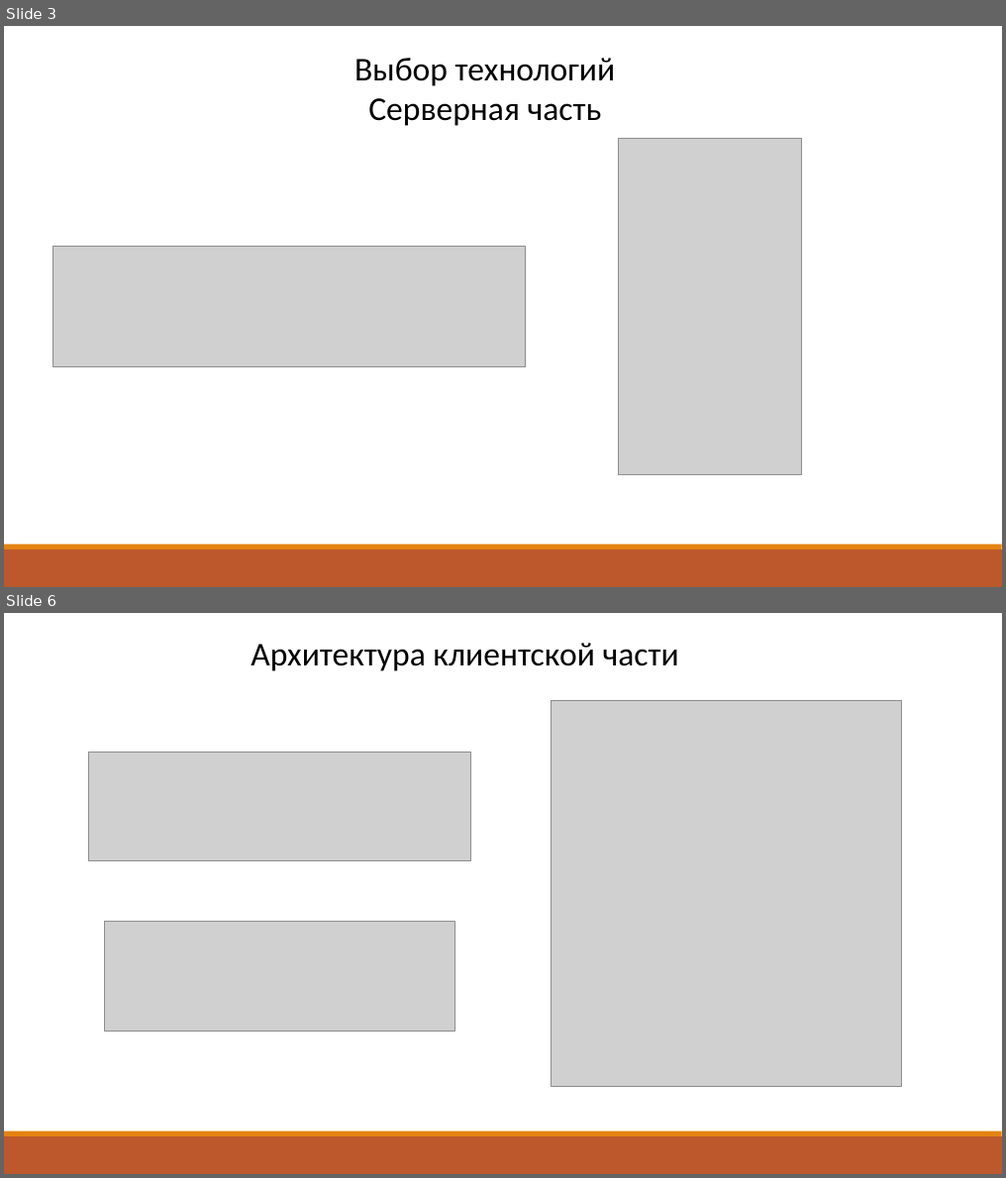
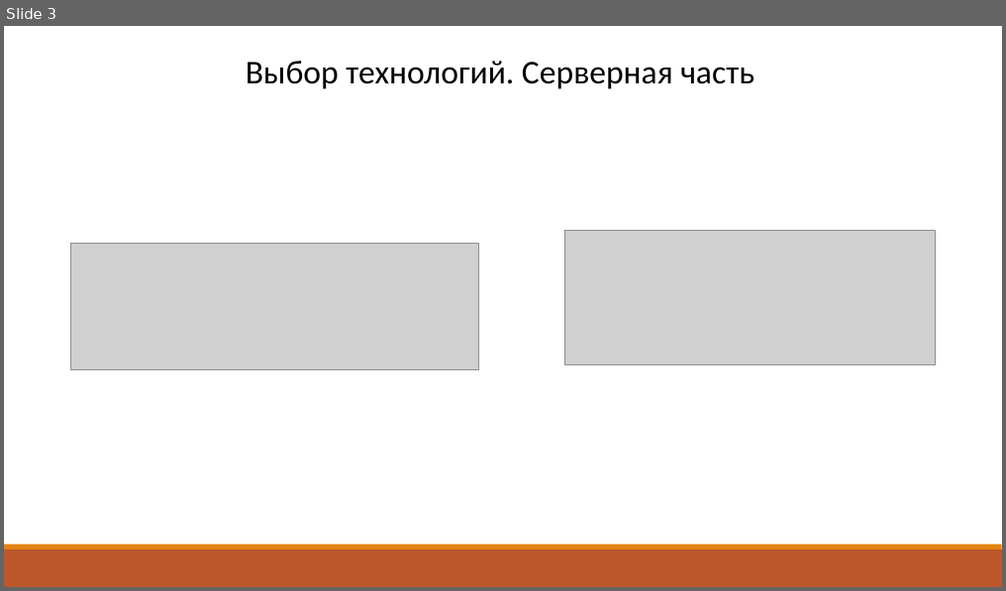
Before and after one commit to Artjxm/Uni-Dir-Across-PCs, a slide deck: 3rd-Grade/Sixth-Semester/Course-Project/docs/Московка_АА_Презентация.pptx. Shown one above the other, each under a label of ours: slides 3 and 6 before the commit, slide 3 after it; the slides between them are not shown. The pictures are 1006x1178 and 1006x591 pixels, drawn with LibreOffice and Linux fonts; fonts in the diff are those of the drawing; grey boxes stand for pictures. Boxes give left, top, right and bottom in pixels: in the first picture for what was removed or moved away, otherwise in the second. Text is boxed around its words. In the diff, an @@ line names an element or a change of style, - is before the commit and + after.

```diff
--- a/3rd-Grade/Sixth-Semester/Course-Project/docs/Московка_АА_Презентация.pptx
+++ b/3rd-Grade/Sixth-Semester/Course-Project/docs/Московка_АА_Презентация.pptx
@@ slide 6 removed at [4,613,1002,1174], background #FFFFFF; not listed: 2 template elements that a slide beside it also shows @@
@@ text removed at [251,643,679,671] @@
-Архитектура клиентской части
@@ picture removed at [550,700,901,1086] @@
@@ picture removed at [89,752,471,861] @@
@@ picture removed at [105,922,455,1032] @@
@@ slide 3 changed as well @@
@@ text at [246,61,754,89]: text changed @@
-Выбор технологий
-Серверная часть
+Выбор технологий. Серверная часть
@@ picture removed at [618,138,801,474] @@
@@ picture added at [564,230,936,366] @@
@@ picture: place and size @@
-picture at [54,246,525,368]
+picture at [70,243,478,371]
```
Also in this commit, not shown: 3 other slides changed, 7 slides added, 7 other slides removed, 4 other files.
